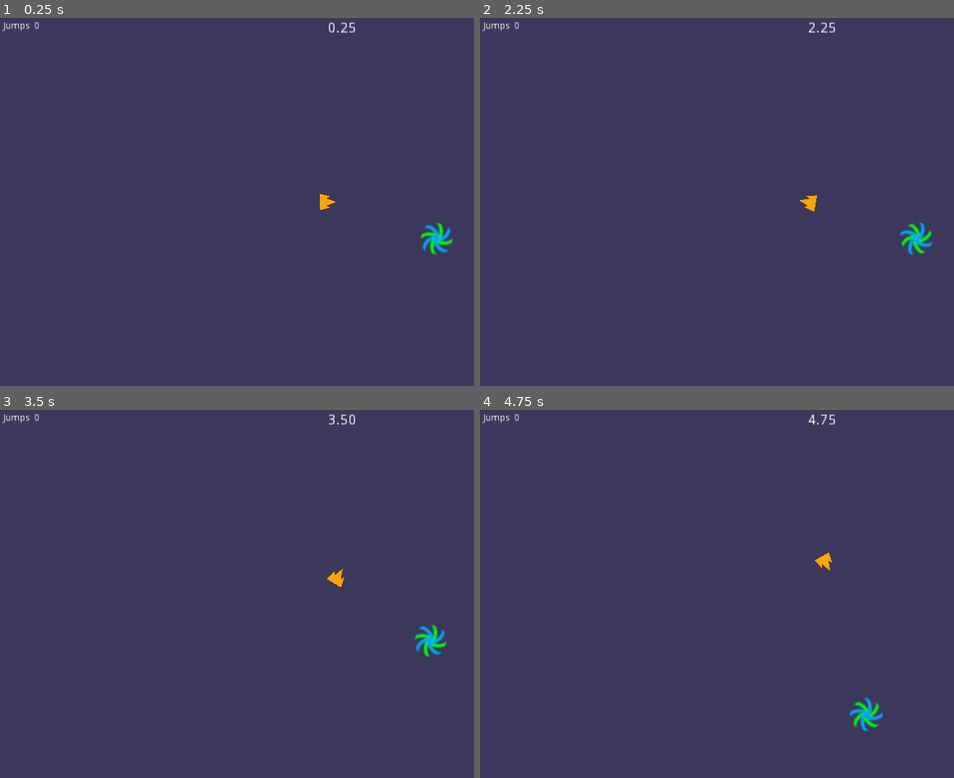
Above: before the commit, frames 1-4 (two rows, left to right).
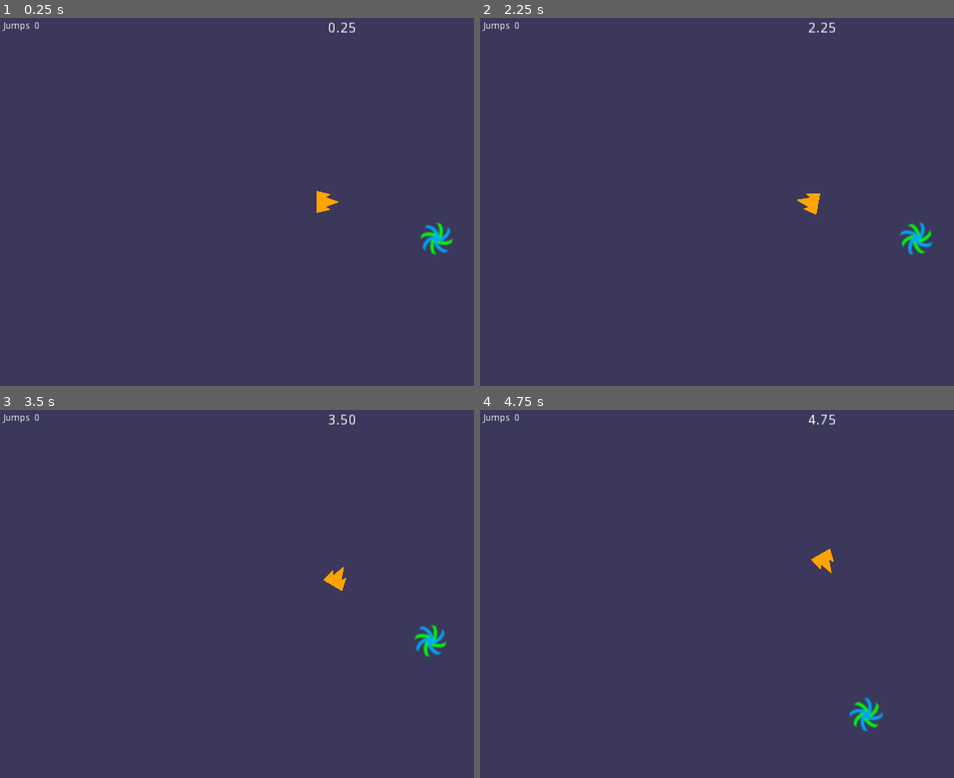
Above: after the commit, the same moments.

Repository: sombrerosheep/jumper
Game: Godot game, scene res://scenes/Main.tscn
Two runs of this game, one before a commit and one after it. Both use one fixed random seed, a clock stepped at 60 frames per second and the inputs below. Before the commit the project starts from res://Main.tscn.
Inputs:
- Up to frame 1 (0.25 s): no input
- Up to frame 2 (2.25 s): hold D (right) 0.53-1.28 s; hold S (down) 1.28-2.03 s; hold D (right) from 2.03 s (still down)
- Up to frame 3 (3.5 s): release D (right) at 2.78 s; hold W (up) from 2.78 s (still down)
- Up to frame 4 (4.75 s): release W (up) at 3.53 s; hold A (left) from 3.53 s (still down)

The runs differ from the first frame. In frame 1, less than 0.1% of the frame differs, in the area x 66-72%, y 46-54%; in frame 2, less than 0.1%; in frame 3, less than 0.1%; in frame 4, less than 0.1%.

Commit message:
reorganize files

Diff:
--- a/project.godot
+++ b/project.godot
@@ -12,7 +12,7 @@
 "base": "Reference",
 "class": "Utilities",
 "language": "GDScript",
-"path": "res://utilities.gd"
+"path": "res://scripts/utilities.gd"
 } ]
 _global_script_class_icons={
 "Utilities": ""
@@ -21,7 +21,7 @@
 [application]
 
 config/name="jumper3"
-run/main_scene="res://Main.tscn"
+run/main_scene="res://scenes/Main.tscn"
 config/icon="res://icon.png"
 
 [display]
--- a/HUD.tscn
+++ b/scenes/HUD.tscn
@@ -1,6 +1,6 @@
 [gd_scene load_steps=2 format=2]
 
-[ext_resource path="res://HUD.gd" type="Script" id=1]
+[ext_resource path="res://scripts/HUD.gd" type="Script" id=1]
 
 [node name="HUD" type="CanvasLayer"]
 script = ExtResource( 1 )
--- a/Main.tscn
+++ b/scenes/Main.tscn
@@ -1,11 +1,11 @@
 [gd_scene load_steps=7 format=2]
 
-[ext_resource path="res://World.tscn" type="PackedScene" id=1]
-[ext_resource path="res://Portal.tscn" type="PackedScene" id=2]
-[ext_resource path="res://Ship.tscn" type="PackedScene" id=3]
-[ext_resource path="res://Camera2D.gd" type="Script" id=4]
-[ext_resource path="res://Main.gd" type="Script" id=5]
-[ext_resource path="res://HUD.tscn" type="PackedScene" id=6]
+[ext_resource path="res://scenes/World.tscn" type="PackedScene" id=1]
+[ext_resource path="res://scenes/Portal.tscn" type="PackedScene" id=2]
+[ext_resource path="res://scenes/Ship.tscn" type="PackedScene" id=3]
+[ext_resource path="res://scripts/Camera2D.gd" type="Script" id=4]
+[ext_resource path="res://scripts/Main.gd" type="Script" id=5]
+[ext_resource path="res://scenes/HUD.tscn" type="PackedScene" id=6]
 
 [node name="Main" type="Node2D"]
 script = ExtResource( 5 )
@@ -15,7 +15,6 @@
 [node name="Portal" parent="." instance=ExtResource( 2 )]
 
 [node name="Ship" parent="." instance=ExtResource( 3 )]
-scale = Vector2( 0.375, 0.375 )
 
 [node name="PortalMarker" type="Position2D" parent="."]
 
--- a/Portal.tscn
+++ b/scenes/Portal.tscn
@@ -1,12 +1,12 @@
 [gd_scene load_steps=4 format=2]
 
 [ext_resource path="res://art/jump.png" type="Texture" id=1]
-[ext_resource path="res://Portal.gd" type="Script" id=2]
+[ext_resource path="res://scripts/Portal.gd" type="Script" id=2]
 
 [sub_resource type="CircleShape2D" id=1]
 radius = 53.15
 
-[node name="Area2D" type="Area2D"]
+[node name="Portal" type="Area2D"]
 scale = Vector2( 0.75, 0.75 )
 script = ExtResource( 2 )
 
--- a/Ship.tscn
+++ b/scenes/Ship.tscn
@@ -1,9 +1,9 @@
 [gd_scene load_steps=3 format=2]
 
-[ext_resource path="res://Ship.gd" type="Script" id=1]
+[ext_resource path="res://scripts/Ship.gd" type="Script" id=1]
 [ext_resource path="res://art/ship.png" type="Texture" id=2]
 
-[node name="KinematicBody2D" type="KinematicBody2D"]
+[node name="Ship" type="KinematicBody2D"]
 scale = Vector2( 0.5, 0.5 )
 script = ExtResource( 1 )
 
--- a/World.tscn
+++ b/scenes/World.tscn
@@ -1,6 +1,6 @@
 [gd_scene load_steps=3 format=2]
 
-[ext_resource path="res://World.gd" type="Script" id=1]
+[ext_resource path="res://scripts/World.gd" type="Script" id=1]
 
 [sub_resource type="RectangleShape2D" id=1]
 
Renamed: Camera2D.gd -> scripts/Camera2D.gd
Renamed: HUD.gd -> scripts/HUD.gd
Renamed: Main.gd -> scripts/Main.gd
Renamed: Portal.gd -> scripts/Portal.gd
Renamed: Ship.gd -> scripts/Ship.gd
Renamed: World.gd -> scripts/World.gd
Renamed: utilities.gd -> scripts/utilities.gd
